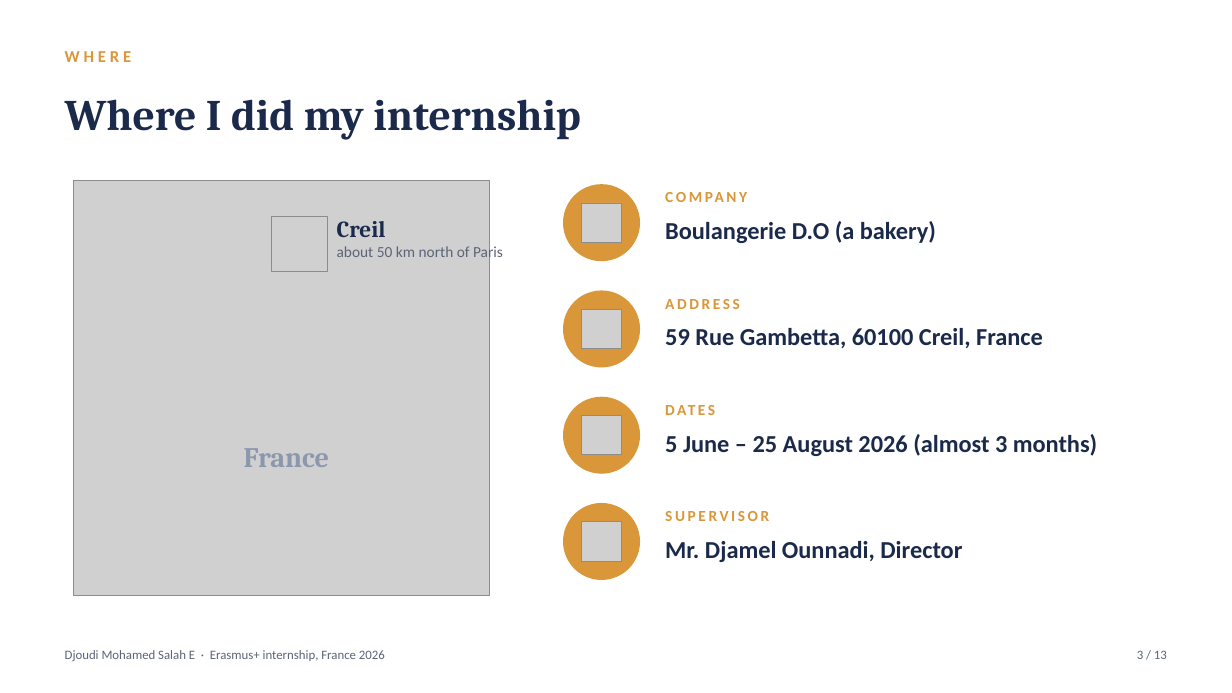
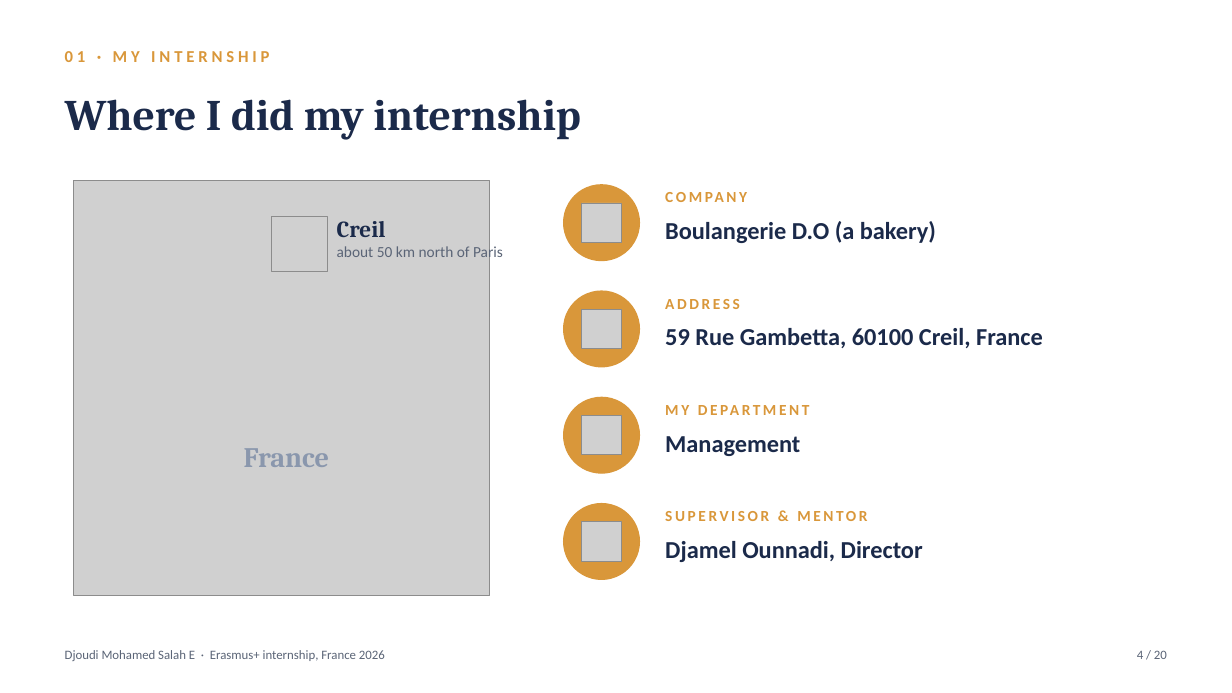
Before and after one commit to djoeeej/djoeeej, a slide deck: slide 4 of france-internship/Internship_France_Defense.pptx (slide 3 before the commit). Drawn at 1232x693 pixels with LibreOffice and Linux fonts; fonts in the diff are those of the drawing; grey boxes stand for pictures. Boxes give left, top, right and bottom in pixels: in the first picture for what was removed or moved away, otherwise in the second. Text is boxed around its words. In the diff, an @@ line names an element or a change of style, - is before the commit and + after.

```diff
--- a/france-internship/Internship_France_Defense.pptx
+++ b/france-internship/Internship_France_Defense.pptx
@@ text at (x1=65, y1=51, x2=269, y2=62): text changed @@
-WHERE
+01 · MY INTERNSHIP
@@ text at (x1=665, y1=400, x2=1165, y2=426): text changed @@
-DATES
+MY DEPARTMENT
@@ text at (x1=665, y1=436, x2=800, y2=456): text changed @@
-5 June – 25 August 2026 (almost 3 months)
+Management
@@ text at (x1=665, y1=511, x2=867, y2=521): text changed @@
-SUPERVISOR
+SUPERVISOR & MENTOR
@@ text at (x1=665, y1=541, x2=923, y2=562): text changed @@
-Mr. Djamel Ounnadi, Director
+Djamel Ounnadi, Director
@@ text at (x1=1137, y1=650, x2=1167, y2=659): text changed @@
-3 / 13
+4 / 20
```
Also in this commit, not shown: 10 other slides changed, 9 slides added, 2 slides removed, 2 other files.
